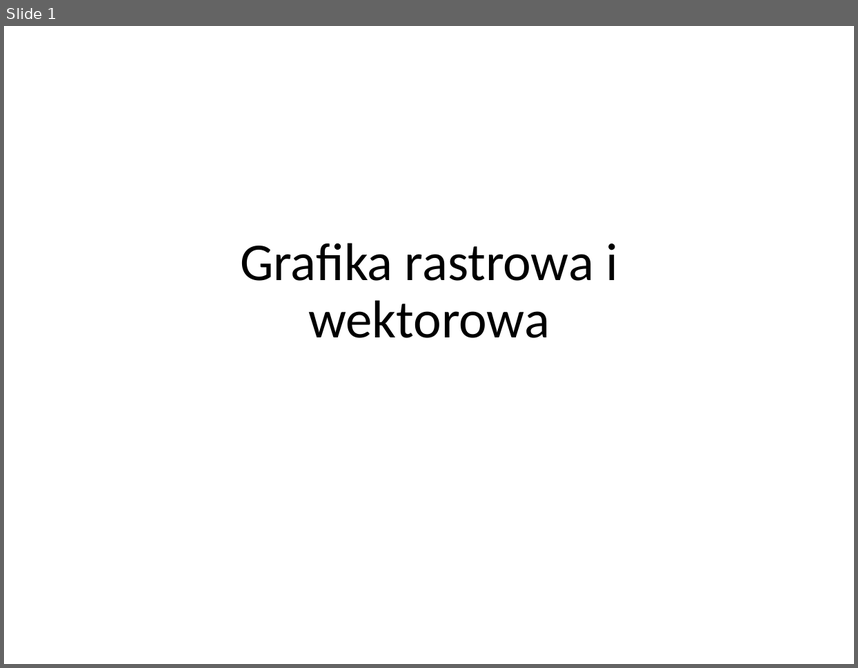
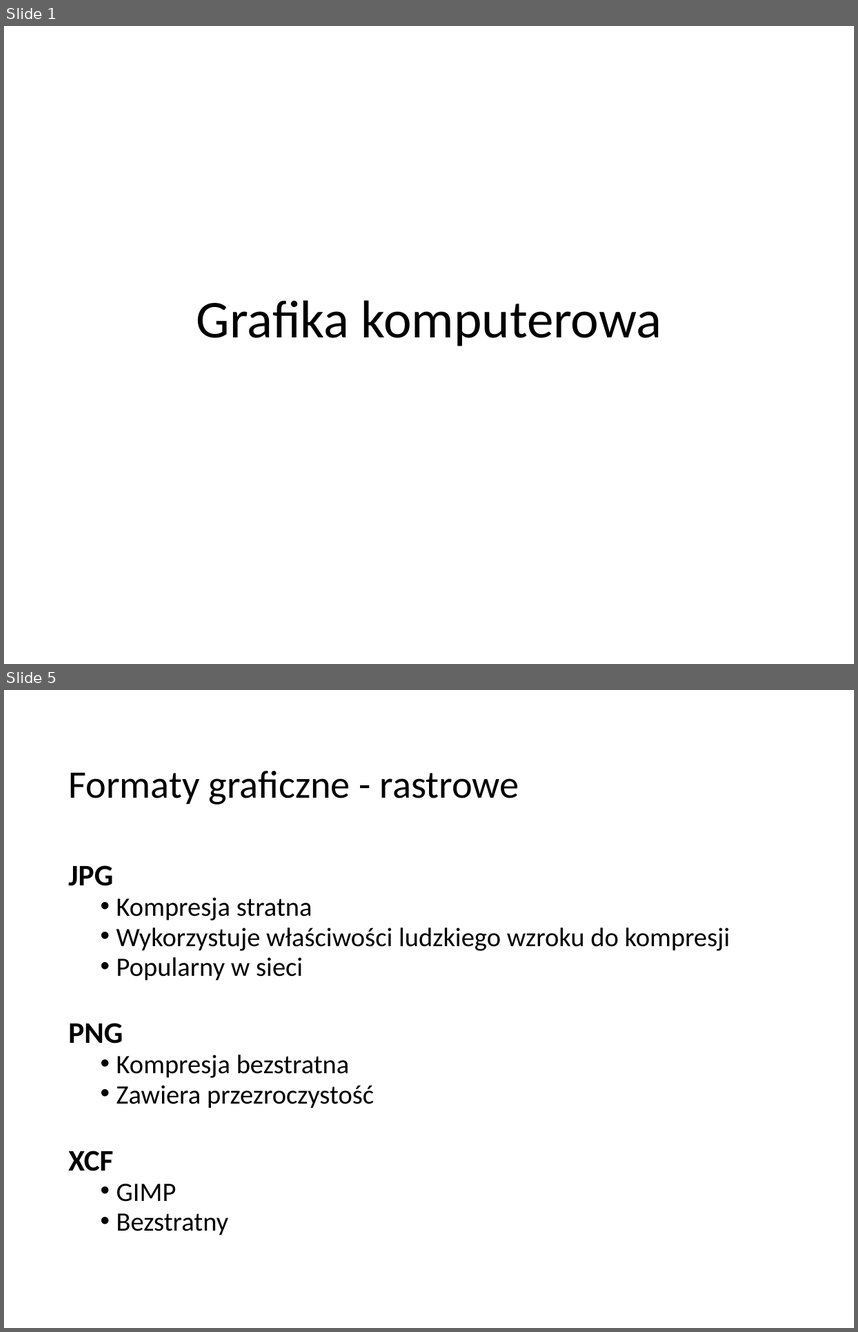
Before and after one commit to blackbat13/cs-lut, a slide deck: Grafika/Grafika rastrowa i wektorowa.pptx. Shown one above the other, each under a label of ours: slide 1 before the commit, slides 1 and 5 after it; the slides between them are not shown. The pictures are 858x668 and 858x1332 pixels, drawn with LibreOffice and Linux fonts; fonts in the diff are those of the drawing. Boxes give left, top, right and bottom in pixels: in the first picture for what was removed or moved away, otherwise in the second. Text is boxed around its words. In the diff, an @@ line names an element or a change of style, - is before the commit and + after.

```diff
--- a/Grafika/Grafika rastrowa i wektorowa.pptx
+++ b/Grafika/Grafika rastrowa i wektorowa.pptx
@@ slide 5 added at box(4, 690, 854, 1328), background #FFFFFF @@
@@ title added at box(68, 771, 519, 805), 46.9 pt, text #000000 @@
+Formaty graficzne - rastrowe
@@ text added at box(68, 865, 731, 1235), 32 pt, text #000000 @@
+JPG
+  • Kompresja stratna
+  • Wykorzystuje właściwości ludzkiego wzroku do kompresji
+  • Popularny w sieci
+PNG
+  • Kompresja bezstratna
+  • Zawiera przezroczystość
+XCF
+  • GIMP
+  • Bezstratny
@@ slide 1 changed as well @@
@@ title at box(197, 300, 662, 346): text changed @@
-Grafika rastrowa i wektorowa
+Grafika komputerowa
```
Also in this commit, not shown: 5 other slides added, 2 slides removed.
